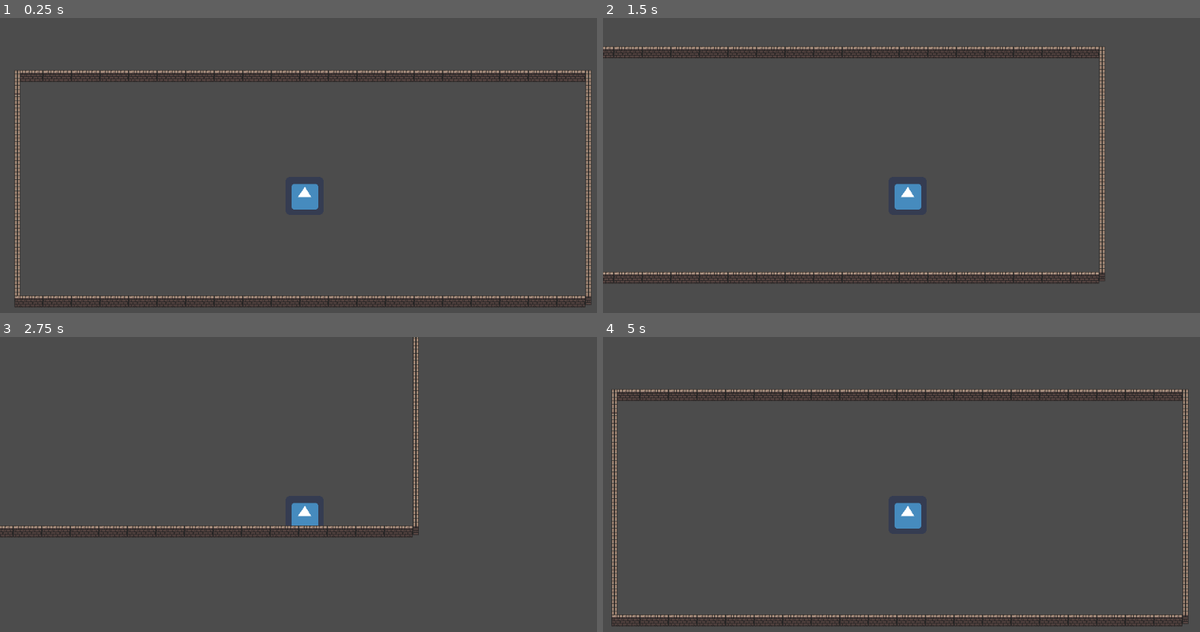
Above: before the commit, frames 1-4 (two rows, left to right).
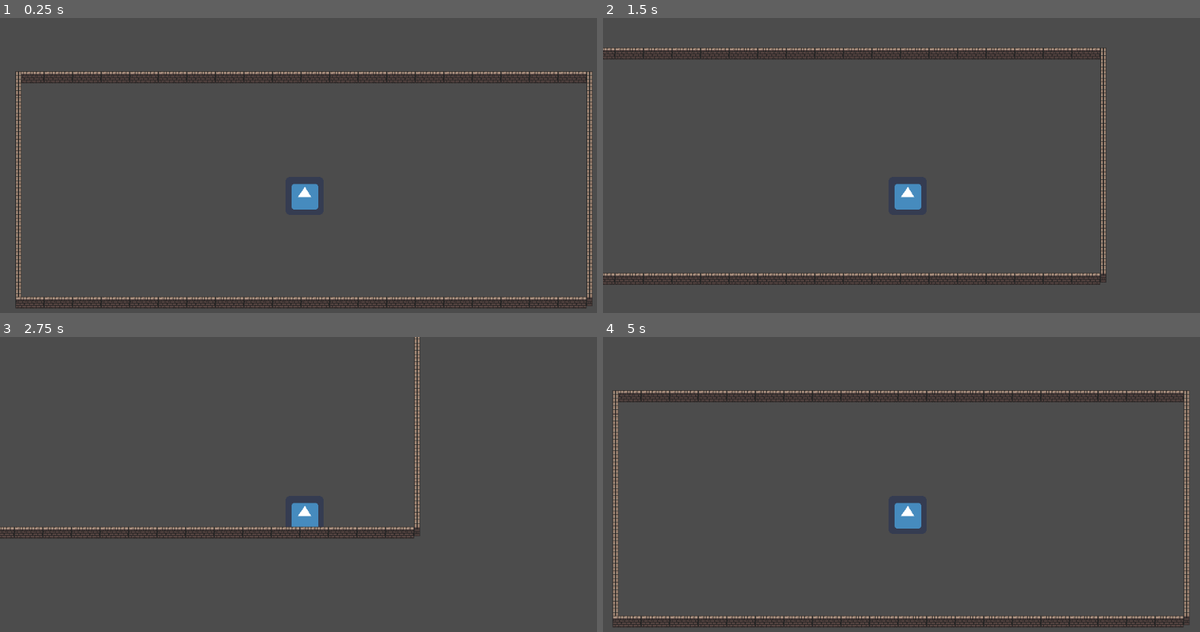
Above: after the commit, the same moments.

Repository: Aki-vito/ESCAPE
Game: Godot game, scene res://LVL 1.tscn
Same seed, same stepped clock (60 frames per second), same inputs: the game is played once before the commit and once after it. The engine's default icon, where the game draws it, is replaced by a stand-in: a white triangle on a blue panel in a dark square.
Inputs:
- Up to frame 1 (0.25 s): no input
- Up to frame 2 (1.5 s): tap Enter at 0.5 s; hold D (right) 0.53-1.28 s; hold S (down) from 1.28 s (still down)
- Up to frame 3 (2.75 s): release S (down) at 2.03 s; hold D (right) from 2.03 s (still down)
- Up to frame 4 (5 s): release D (right) at 2.78 s; hold Up (up) 2.78-3.53 s; hold A (left) from 3.53 s (still down)

The runs differ from the first frame. In frame 1, 5.7% of the frame differs, in the area x 2-100%, y 17-99%; in frame 2, 4.8%; in frame 3, 2.4%; in frame 4, 6.1%, in the area x 1-99%, y 17-99%.

Commit message:
mashi

Diff:
--- a/LVL 1.tscn
+++ b/LVL 1.tscn
@@ -84,7 +84,7 @@
 position = Vector2( 19, 1 )
 
 [node name="KinematicBody2D" type="KinematicBody2D" parent="."]
-position = Vector2( 535.811, 212.288 )
+position = Vector2( 533.811, 210.288 )
 script = ExtResource( 2 )
 
 [node name="Sprite" type="Sprite" parent="KinematicBody2D"]
Not shown, added: testoot.txt
